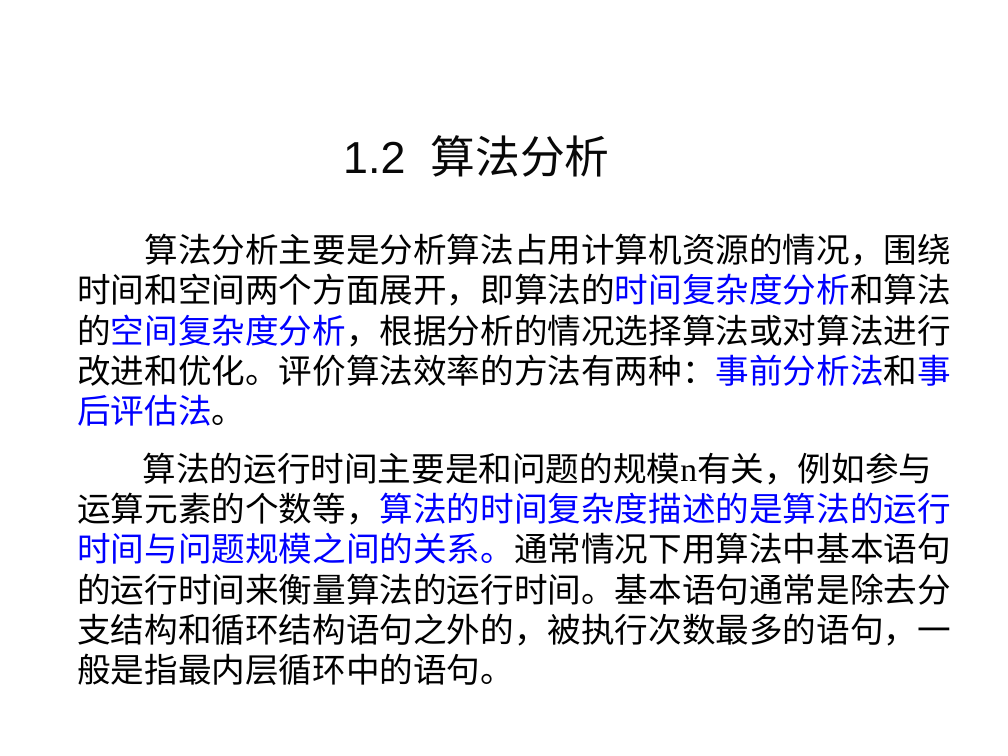
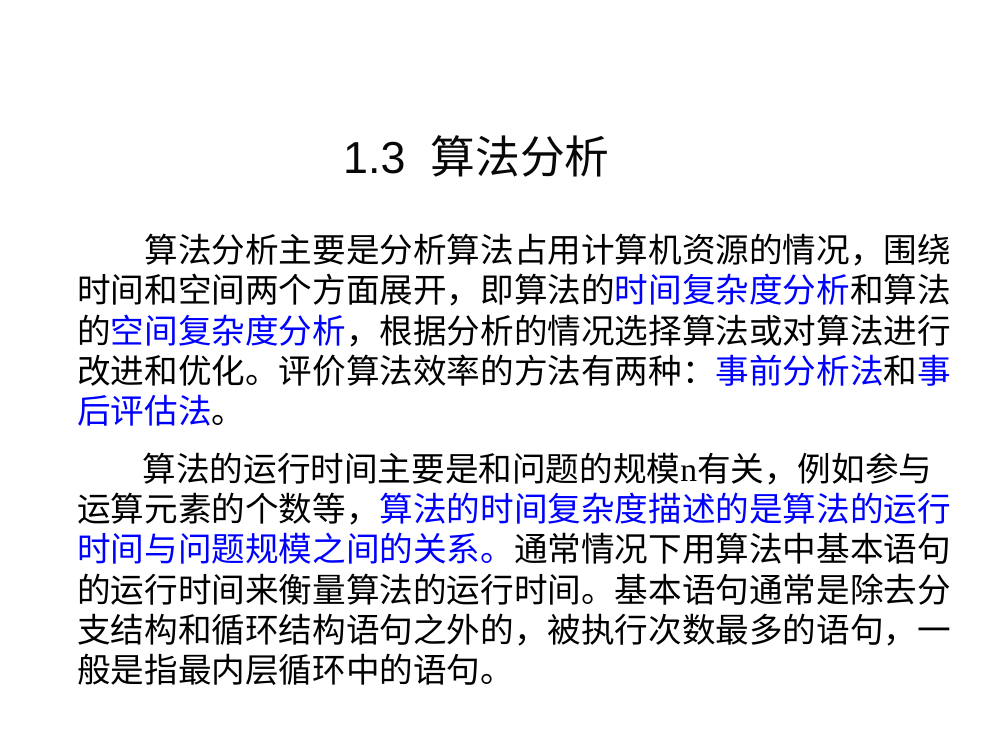
Before and after one commit to liutongling/DP, a slide deck: slide 34 of file/第1章 概论.pptx (slide 30 before the commit). Drawn at 1008x756 pixels with LibreOffice and Linux fonts; fonts in the diff are those of the drawing; background and template pictures are left out. Boxes give left, top, right and bottom in pixels: in the first picture for what was removed or moved away, otherwise in the second. Text is boxed around its words. In the diff, an @@ line names an element or a change of style, - is before the commit and + after.

```diff
--- a/file/第1章 概论.pptx
+++ b/file/第1章 概论.pptx
@@ text at [343,135,609,177]: text changed @@
-1.2 算法分析
+1.3 算法分析
```
Also in this commit, not shown: 4 other slides changed, 4 slides added, 1 other file.
